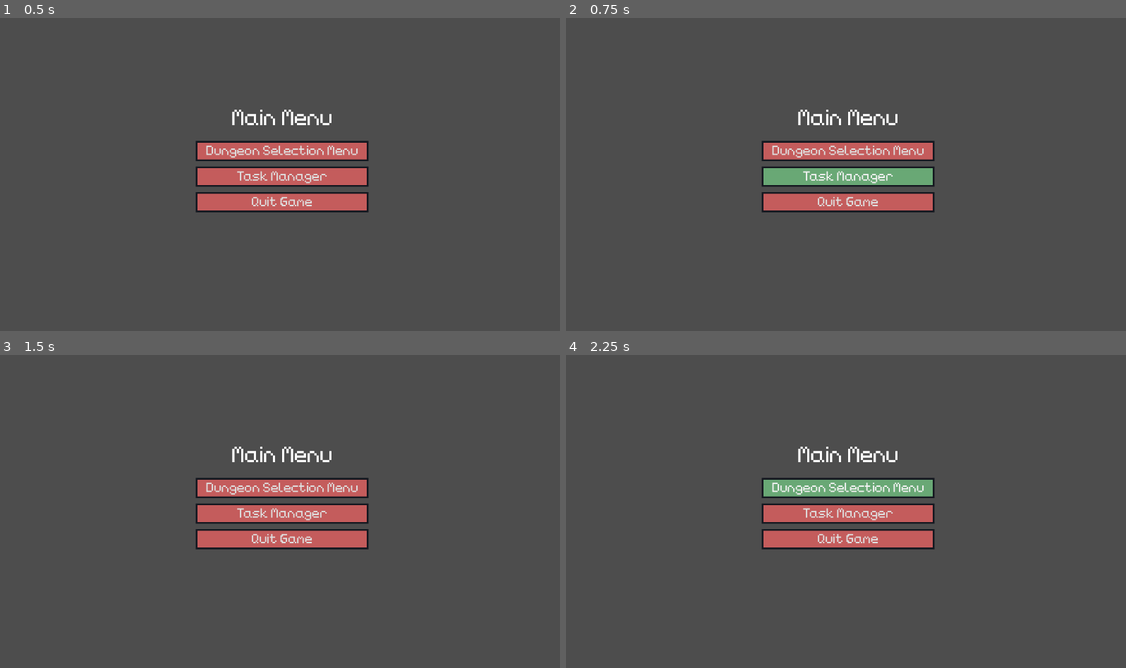
Above: before the commit, frames 1-4 (two rows, left to right).
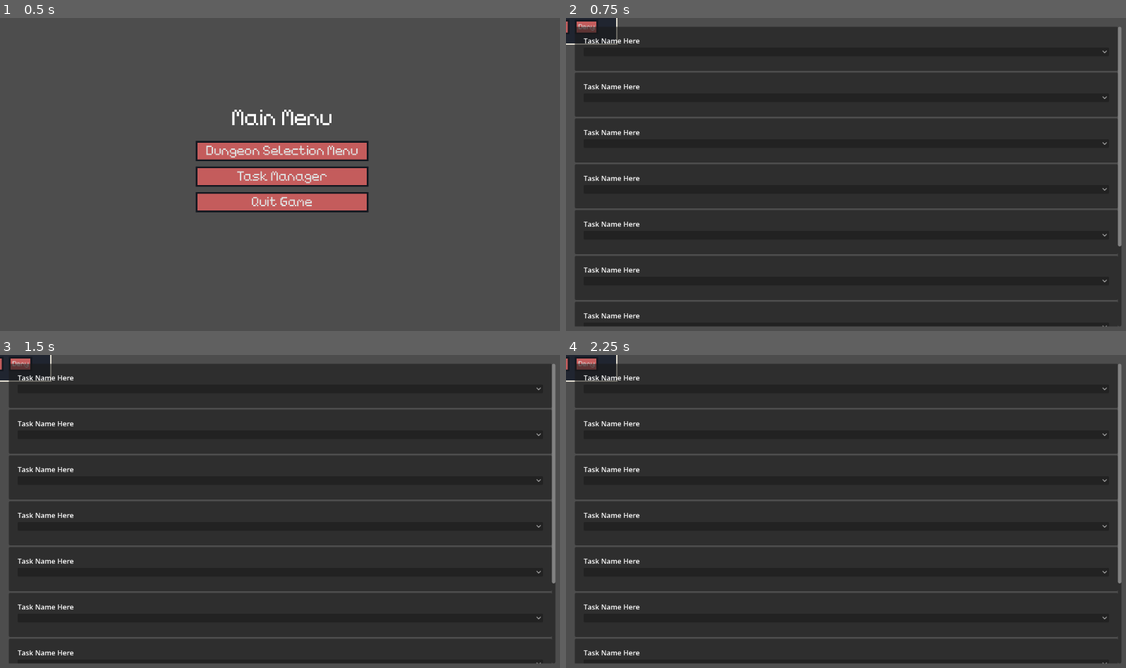
Above: after the commit, the same moments.

Repository: TheHumanMRP/RPG-Life-Tracker
Game: Godot game, scene res://Folders/Systems/Main/Scenes/main_scene.tscn
Two runs of this game, one before a commit and one after it. Both use one fixed random seed, a clock stepped at 60 frames per second and the inputs below. The engine's default icon, where the game draws it, is replaced by a stand-in: a white triangle on a blue panel in a dark square.
Inputs (mouse positions are in pixels of both pictures, inside the frame that each line leads up to):
- Up to frame 1 (0.5 s): no input
- Up to frame 2 (0.75 s): click "Task Manager" at 0.5 s
- Up to frame 3 (1.5 s): click (22, 364) at 1.25 s, where only the run after the commit has a clickable "Deny"
- Up to frame 4 (2.25 s): click (846, 489) at 2 s, where only the run before the commit has a clickable "Dungeon Selection Menu"

Frame 1 is identical in both runs. In frame 2, 89% of the frame differs, in the area x 0-100%, y 0-99%; in frame 3, 89%; in frame 4, 89%.
Error before the commit: Parse Error: Signal "right_click_menu_option_selected" has the same name as a previously declared signal. (res://Folders/Systems/Globals/Signal_Bus.gd:55)

Commit message:
Auto commit at 2026-10-10 16:55:12

Diff:
--- a/Folders/Systems/Globals/Signal_Bus.gd
+++ b/Folders/Systems/Globals/Signal_Bus.gd
@@ -51,8 +51,8 @@
 signal popup_right_click_menu(list_of_options: Array[String], mouse_position: Vector2)
 signal right_click_menu_option_selected(selected_option: String)
 
-signal popup_conformation_menu(conformation_textbox_text: String, mouse_position: Vector2)
-signal right_click_menu_option_selected(selected_option: String)
+signal popup_conformation_menu(request_sender: Node, conformation_textbox_text: String, conform_button_text: String, deny_button_text: String)
+signal conformation_menu_button_selected(selected_option: String)
 
 # ==============================================
 # Input
